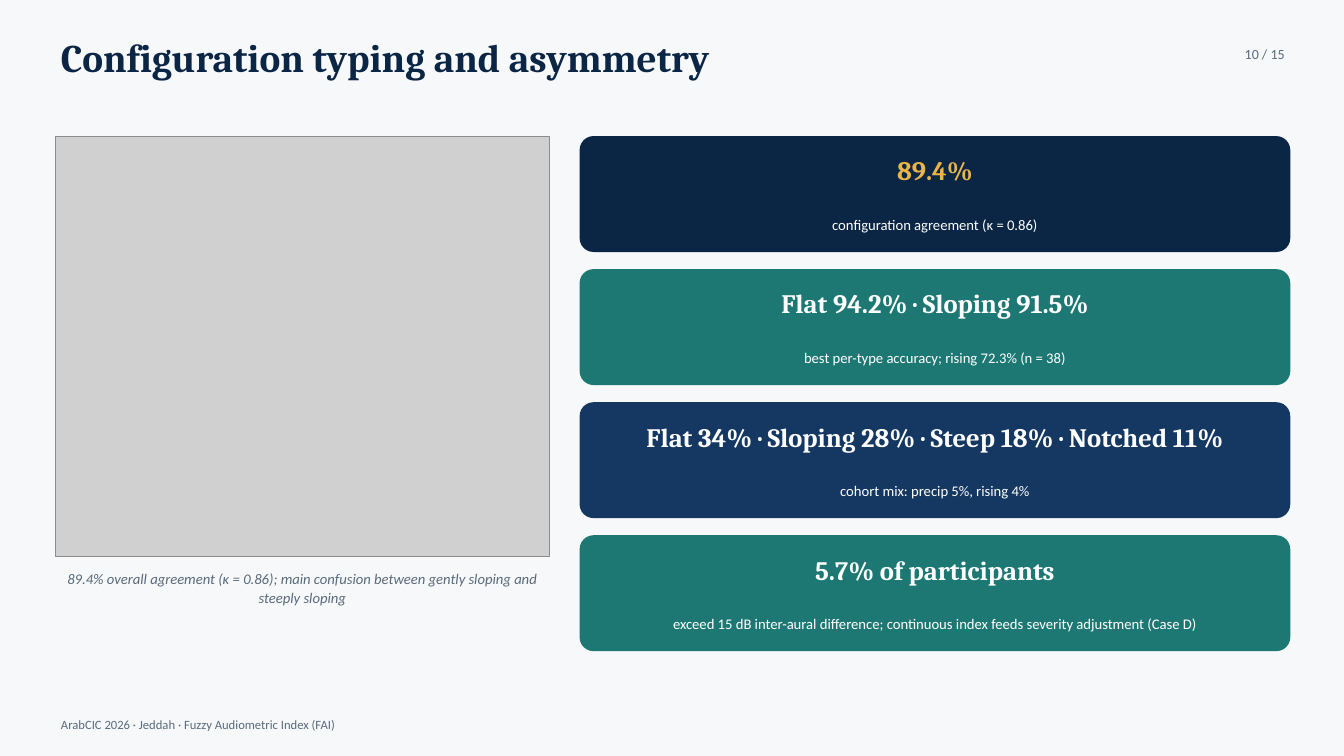
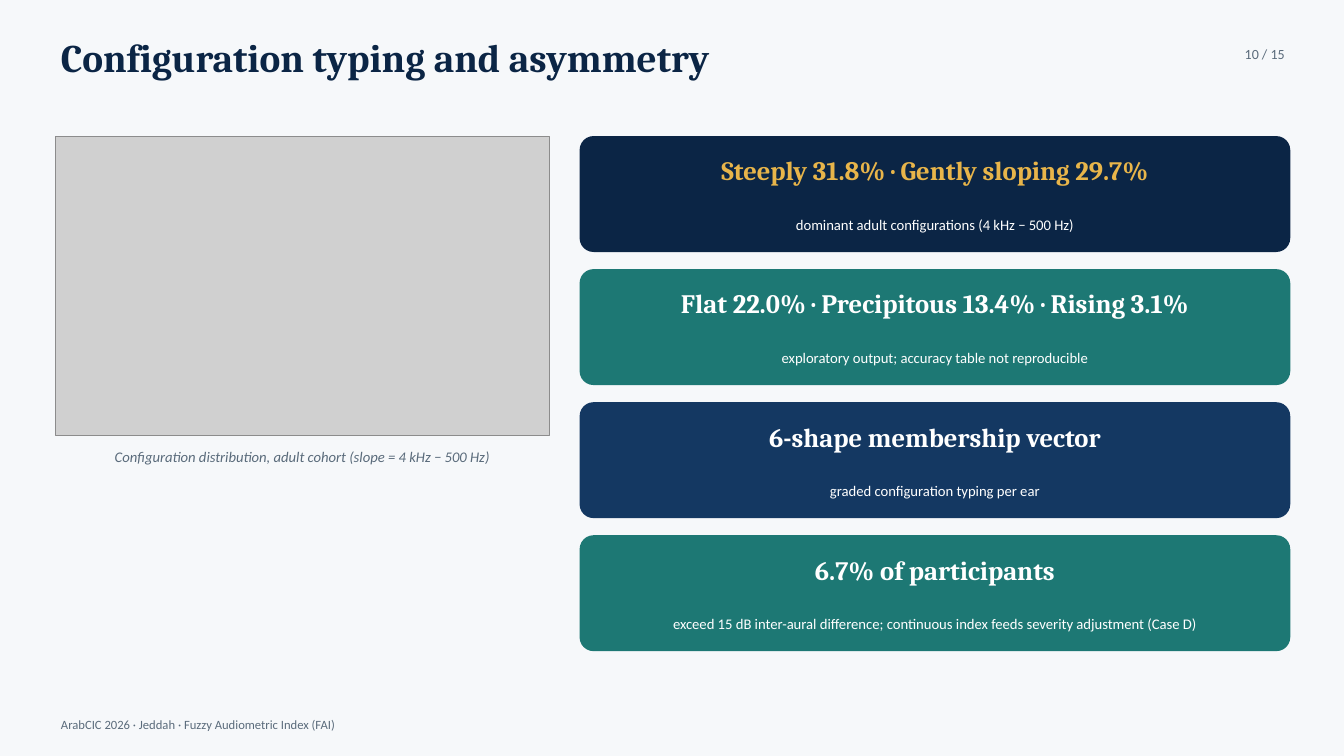
Before and after one commit to ameye/fuzzy-audiogram, a slide deck: slide 10 of arabcic2026/arabcic2026_fuzzy_audiogram.pptx. Drawn at 1344x756 pixels with LibreOffice and Linux fonts; fonts in the diff are those of the drawing; grey boxes stand for pictures. Boxes give left, top, right and bottom in pixels: in the first picture for what was removed or moved away, otherwise in the second. Text is boxed around its words. In the diff, an @@ line names an element or a change of style, - is before the commit and + after.

Commit message:
Adult-only (>=70y) analysis: honest metrics, full EDA doc, and corrected deliverables
Cohort switch: all analyses restricted to the NHANES 2017-2020 adult
subgroup (aged 70-80 y, per protocol no 20-69 exists). Re-ran clean
single-ear validation + ML comparators on 1,980 adult ears
(train 1,584 / test 396).

Real adult metrics: weighted kappa 0.68, Spearman rho 0.83, MAE 10.5 dB,
overall 70.4%, clear-case 88.2%, borderline 58.7% (61.4% of adult test
ears within ±5 dB of a boundary).

- comprehensive_report.qmd: adult EDA (thresholds, prevalence, borderline
  zones, config, asymmetry, correlations), split table, performance,
  Bland-Altman (bias -9.7, LoA -26.4..6.9), limitations, conclusion
- manuscript.qmd / manuscript_eh.qmd: abstract, cohort, methods split,
  results tables, case studies reframed as archetypes, captions
- eh_submission/tables.qmd regenerated from manuscript_eh.qmd
- arabcic2026 deck + cover letter updated to adult numbers
- eda/: new standalone complete EDA report (PDF + DOCX, 8 figures)
- figures: adult validation plots (Bland-Altman, boundary-distance),
  adult config/EDA figures, case figure now uses deployed memberships
- build_blinded.py: fix YAML keywords glom bug; blinded rebuilt
- figures/tiffs regenerated; kappa computed with ordinal integer labels

```diff
--- a/arabcic2026/arabcic2026_fuzzy_audiogram.pptx
+++ b/arabcic2026/arabcic2026_fuzzy_audiogram.pptx
@@ picture: place and size @@
-picture at (55, 136, 549, 557)
+picture at (55, 136, 549, 436)
@@ text at (721, 161, 1148, 186): text changed @@
-89.4%
+Steeply 31.8% · Gently sloping 29.7%
@@ text at (796, 219, 1073, 233): text changed @@
-configuration agreement (κ = 0.86)
+dominant adult configurations (4 kHz − 500 Hz)
@@ text at (681, 294, 1189, 319): text changed @@
-Flat 94.2% · Sloping 91.5%
+Flat 22.0% · Precipitous 13.4% · Rising 3.1%
@@ text at (782, 352, 1088, 366): text changed @@
-best per-type accuracy; rising 72.3% (n = 38)
+exploratory output; accuracy table not reproducible
@@ text at (769, 428, 1101, 453): text changed @@
-Flat 34% · Sloping 28% · Steep 18% · Notched 11%
+6-shape membership vector
@@ text at (115, 451, 489, 465): text changed @@
-89.4% overall agreement (κ = 0.86); main confusion between gently sloping and steeply sloping
+Configuration distribution, adult cohort (slope = 4 kHz − 500 Hz)
@@ text at (830, 485, 1039, 499): text changed @@
-cohort mix: precip 5%, rising 4%
+graded configuration typing per ear
@@ text at (815, 561, 1055, 586): text changed @@
-5.7% of participants
+6.7% of participants
```
Also in this commit, not shown: 6 other slides changed, 58 other files.
